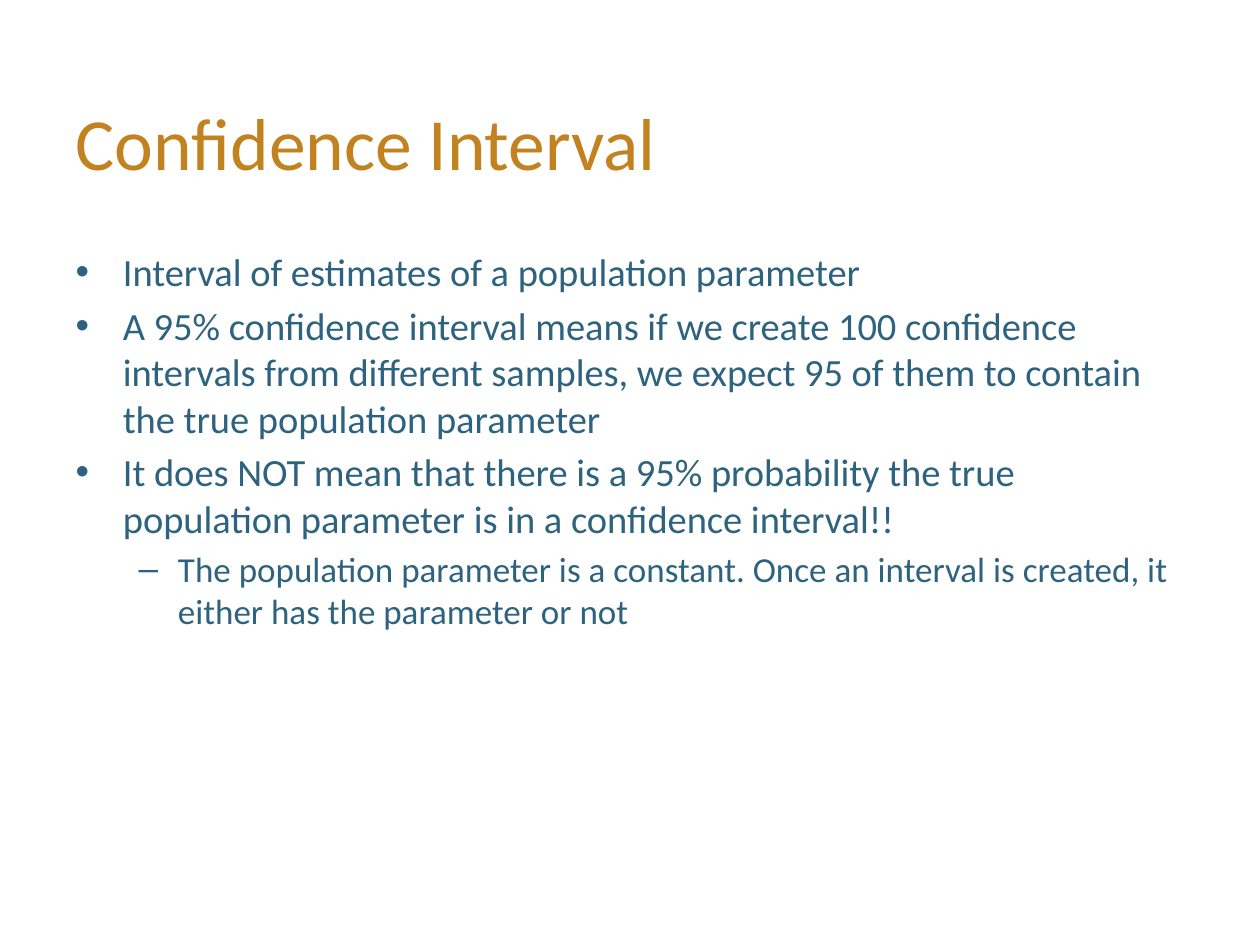
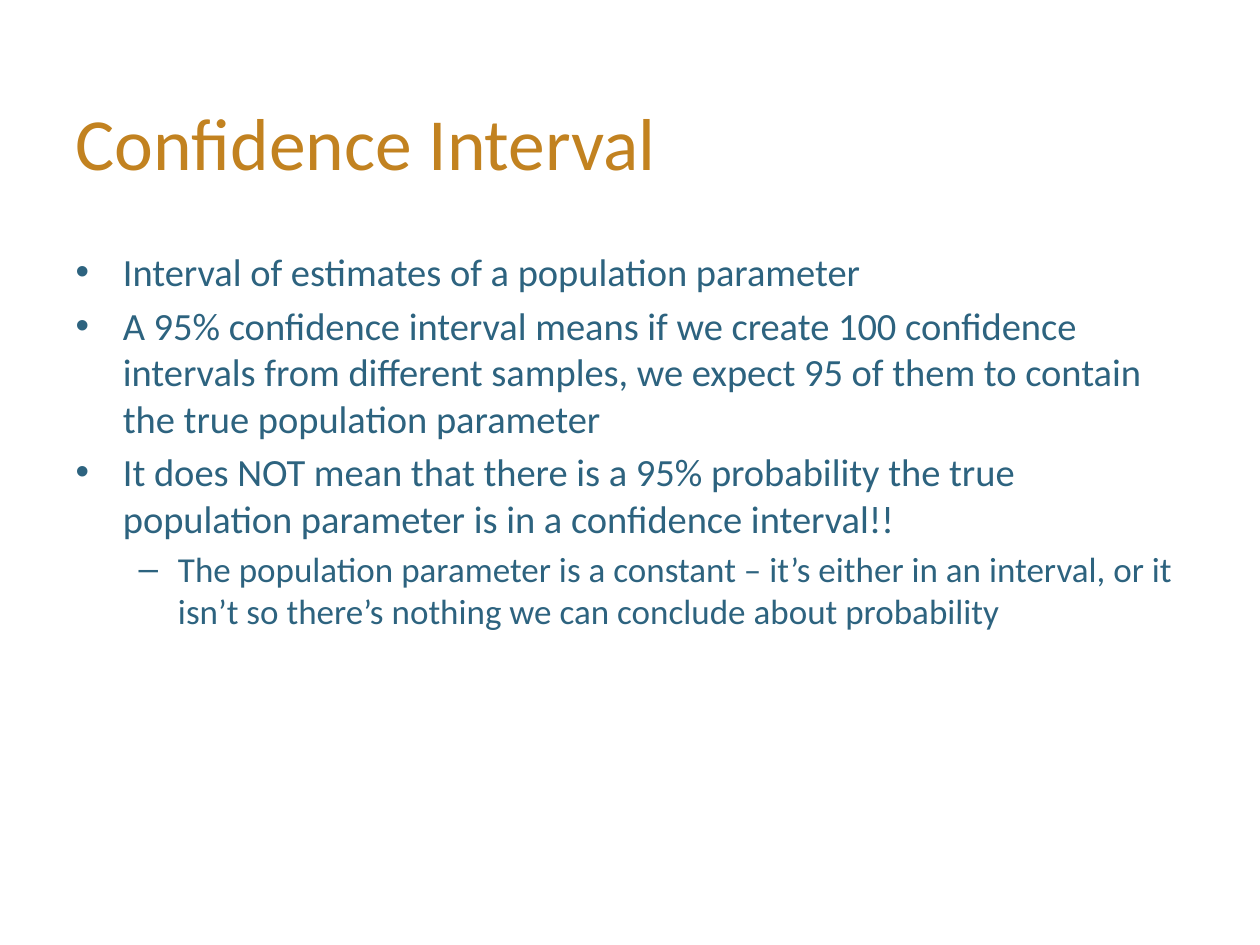
Before and after one commit to hLuo27/teaching, a slide deck: slide 6 of data8/slides/lab8.pptx (slide 4 before the commit). Drawn at 1260x945 pixels with LibreOffice and Linux fonts; fonts in the diff are those of the drawing; background and template pictures are left out. Boxes give left, top, right and bottom in pixels: in the first picture for what was removed or moved away, otherwise in the second. Text is boxed around its words. In the diff, an @@ line names an element or a change of style, - is before the commit and + after.

```diff
--- a/data8/slides/lab8.pptx
+++ b/data8/slides/lab8.pptx
@@ text at box(178, 557, 1172, 630): text changed @@
-  – The population parameter is a constant. Once an interval is created, it either has the parameter or not
+  – The population parameter is a constant – it’s either in an interval, or it isn’t so there’s nothing we can conclude about probability
```
Also in this commit, not shown: 8 slides added, 3 slides removed, 2 other files.
